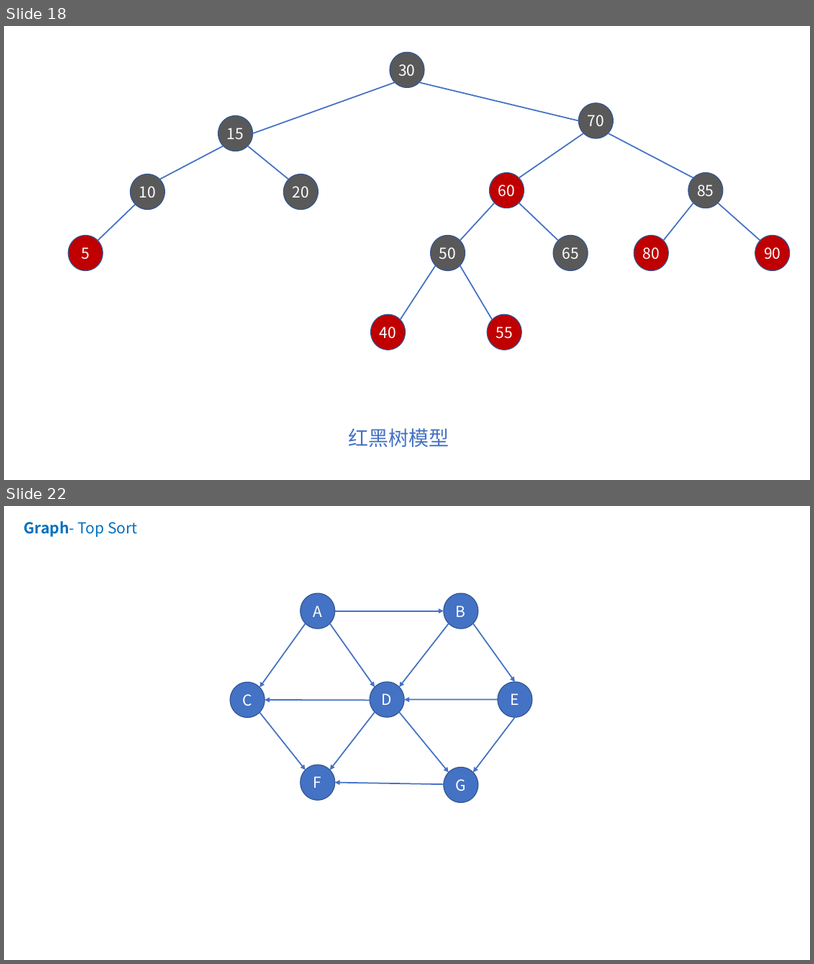
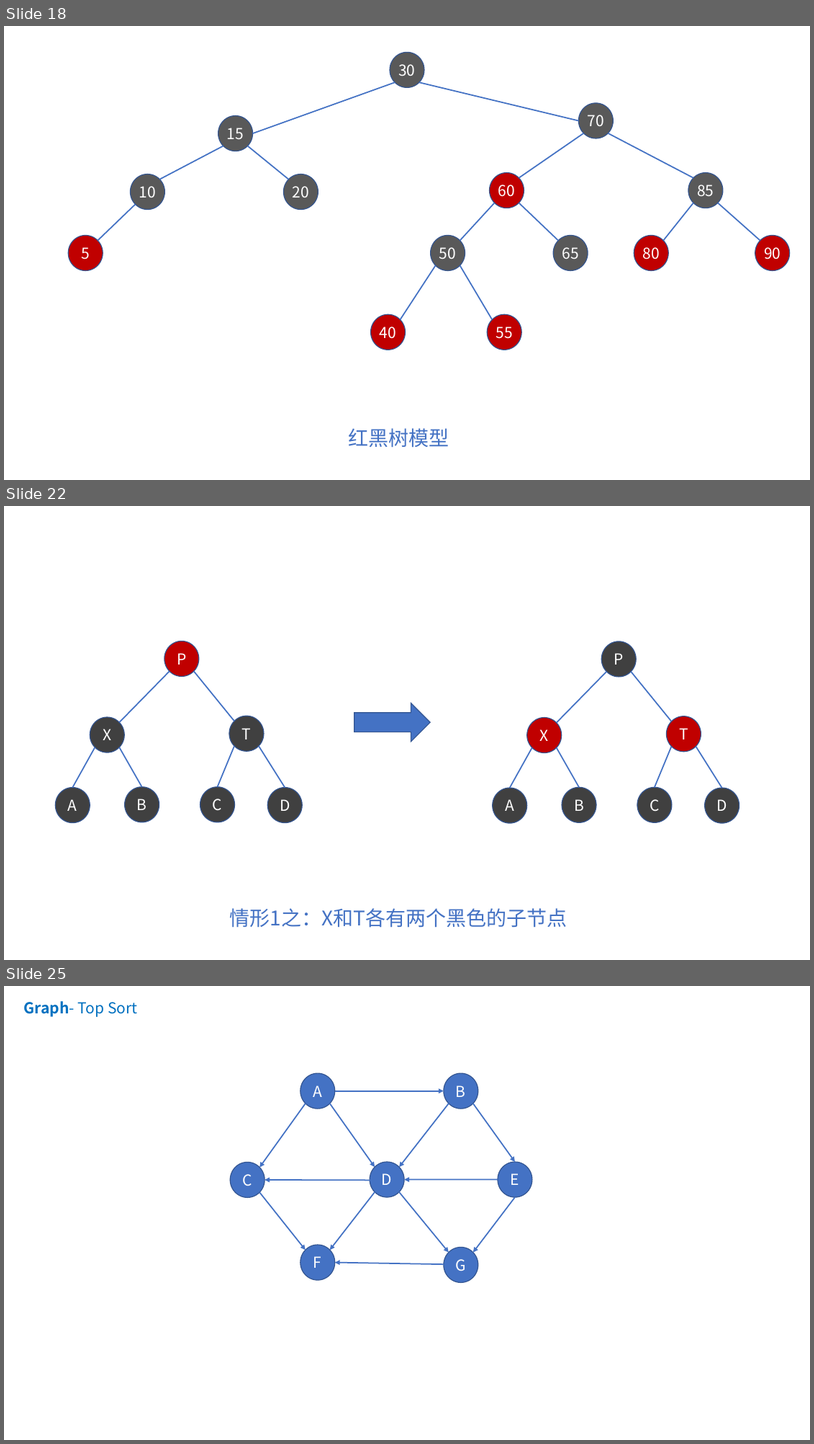
Before and after one commit to online-books/Data-Structures-and-Algorithm-Analysis-in-TS, a slide deck: Assets/visualization.pptx. Shown one above the other, each under a label of ours: slides 18 and 22 before the commit, slides 18, 22 and 25 after it; the slides between them are not shown. The pictures are 814x964 and 814x1444 pixels, drawn with LibreOffice and Linux fonts; fonts in the diff are those of the drawing. Boxes give left, top, right and bottom in pixels: in the first picture for what was removed or moved away, otherwise in the second. Text is boxed around its words. In the diff, an @@ line names an element or a change of style, - is before the commit and + after.

```diff
--- a/Assets/visualization.pptx
+++ b/Assets/visualization.pptx
@@ slide 22 added at [4,506,810,960], background #FFFFFF @@
@@ ellipse added at [165,641,199,676], fill #C00000, outline #325491 1 pt, 18 pt, text #FFFFFF @@
+P
@@ ellipse added at [602,641,636,677], fill #404040, outline #325491 1 pt, 18 pt, text #FFFFFF @@
+P
@@ line added from (170, 671) to (119, 722), #4472C4 1.5 pt @@
@@ line added from (194, 671) to (234, 721), #4472C4 1.5 pt @@
@@ line added from (607, 672) to (557, 723), #4472C4 1.5 pt @@
@@ line added from (631, 672) to (672, 721), #4472C4 1.5 pt @@
@@ ellipse added at [90,717,124,752], fill #404040, outline #325491 1 pt, 18 pt, text #FFFFFF @@
+X
@@ ellipse added at [229,716,264,751], fill #404040, outline #325491 1 pt, 18 pt, text #FFFFFF @@
+T
@@ right arrow added at [355,703,430,742], fill #4472C4, outline #325491 1 pt @@
@@ ellipse added at [527,717,562,752], fill #C00000, outline #325491 1 pt, 18 pt, text #FFFFFF @@
+X
@@ ellipse added at [667,716,702,751], fill #C00000, outline #325491 1 pt, 18 pt, text #FFFFFF @@
+T
@@ line added from (95, 747) to (72, 788), #4472C4 1.5 pt @@
@@ line added from (119, 747) to (142, 787), #4472C4 1.5 pt @@
@@ line added from (234, 746) to (218, 787), #4472C4 1.5 pt @@
@@ line added from (259, 746) to (286, 788), #4472C4 1.5 pt @@
@@ line added from (532, 747) to (510, 788), #4472C4 1.5 pt @@
@@ line added from (557, 747) to (579, 788), #4472C4 1.5 pt @@
@@ line added from (672, 746) to (655, 788), #4472C4 1.5 pt @@
@@ line added from (697, 746) to (723, 788), #4472C4 1.5 pt @@
@@ ellipse added at [55,788,90,822], fill #404040, outline #325491 1 pt, 18 pt, text #FFFFFF @@
+A
@@ ellipse added at [125,787,160,822], fill #404040, outline #325491 1 pt, 18 pt, text #FFFFFF @@
+B
@@ ellipse added at [200,787,234,822], fill #404040, outline #325491 1 pt, 18 pt, text #FFFFFF @@
+C
@@ ellipse added at [268,788,302,822], fill #404040, outline #325491 1 pt, 18 pt, text #FFFFFF @@
+D
@@ ellipse added at [493,788,527,823], fill #404040, outline #325491 1 pt, 18 pt, text #FFFFFF @@
+A
@@ ellipse added at [563,788,597,822], fill #404040, outline #325491 1 pt, 18 pt, text #FFFFFF @@
+B
@@ ellipse added at [638,788,672,822], fill #404040, outline #325491 1 pt, 18 pt, text #FFFFFF @@
+C
@@ ellipse added at [705,788,740,823], fill #404040, outline #325491 1 pt, 18 pt, text #FFFFFF @@
+D
@@ text added at [230,908,567,927], 24 pt, text #4472C4 @@
+情形1之：X和T各有两个黑色的子节点
@@ what was slide 22 is now slide 25 @@
```
Also in this commit, not shown: 3 slides changed, 2 other slides added, 8 other files.
